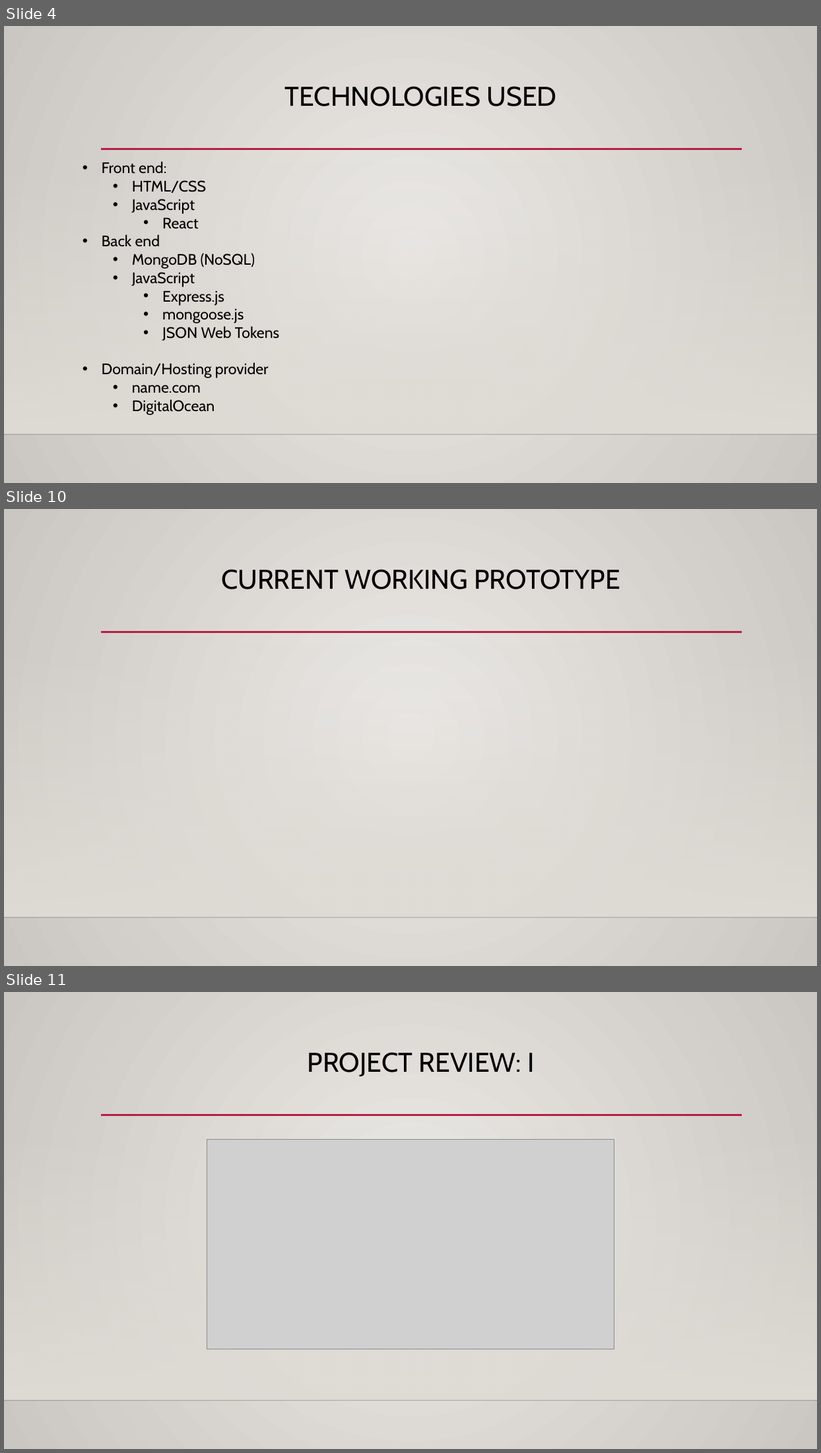
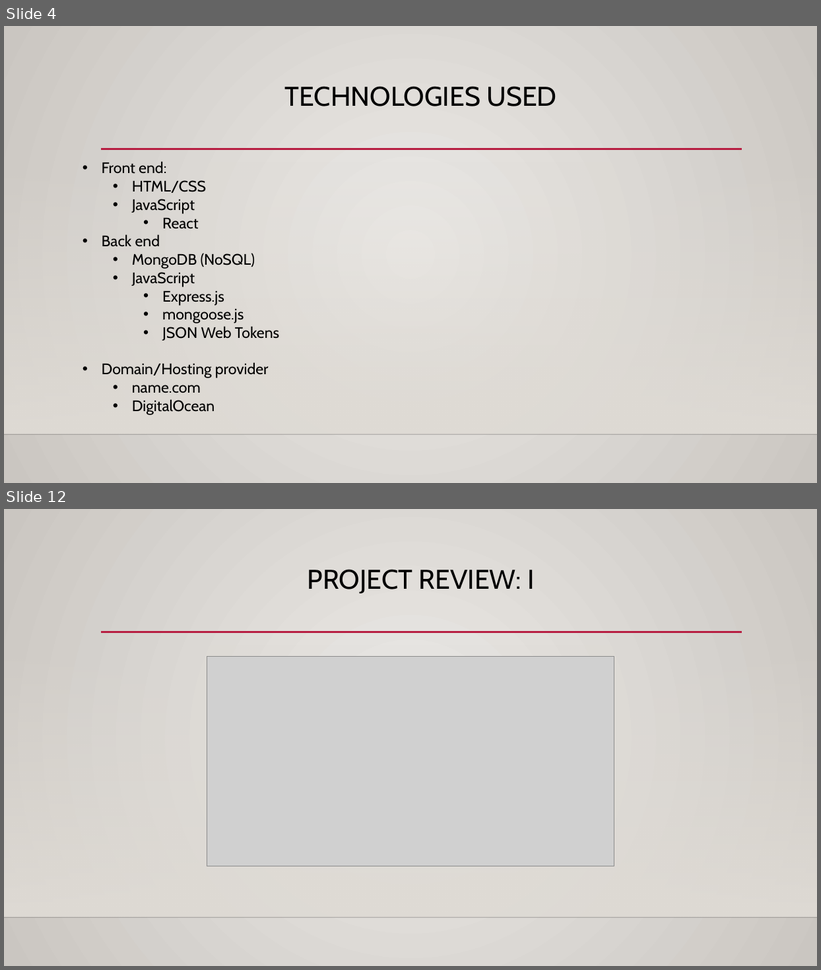
Before and after one commit to s-christian/Fit_or_Fail, a slide deck: Fit or Fail Technical Status Presentation.pptx. Shown one above the other, each under a label of ours: slides 4, 10 and 11 before the commit, slides 4 and 12 after it; the slides between them are not shown. The pictures are 821x1453 and 821x970 pixels, drawn with LibreOffice and Linux fonts; fonts in the diff are those of the drawing; grey boxes stand for pictures; background and template pictures are left out. Boxes give left, top, right and bottom in pixels: in the first picture for what was removed or moved away, otherwise in the second. Text is boxed around its words. In the diff, an @@ line names an element or a change of style, - is before the commit and + after.

```diff
--- a/Fit or Fail Technical Status Presentation.pptx
+++ b/Fit or Fail Technical Status Presentation.pptx
@@ slide 10 removed at (4, 509, 817, 966), background gradient #ECEAE7 to #CAC7C1; not listed: 3 template elements that a slide beside it also shows @@
@@ title removed at (221, 569, 620, 590) @@
-CURRENT WORKING PROTOTYPE
@@ what was slide 11 is now slide 12 @@
```
Also in this commit, not shown: 6 slides changed, 2 slides added, 6 other files.
